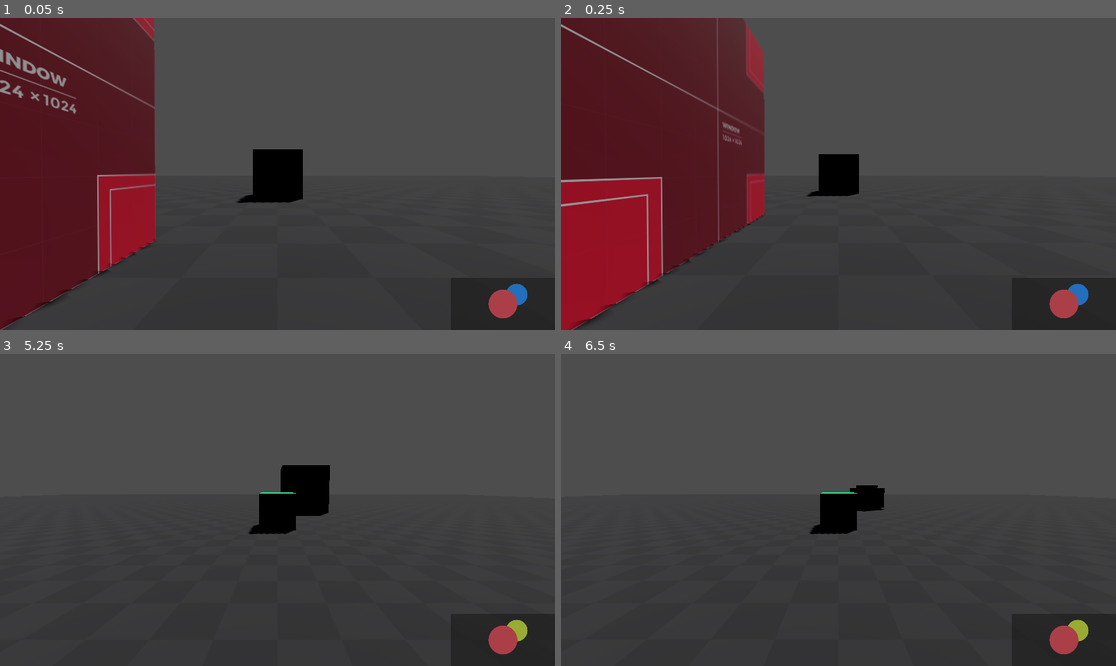
Above: before the commit, frames 1-4 (two rows, left to right).
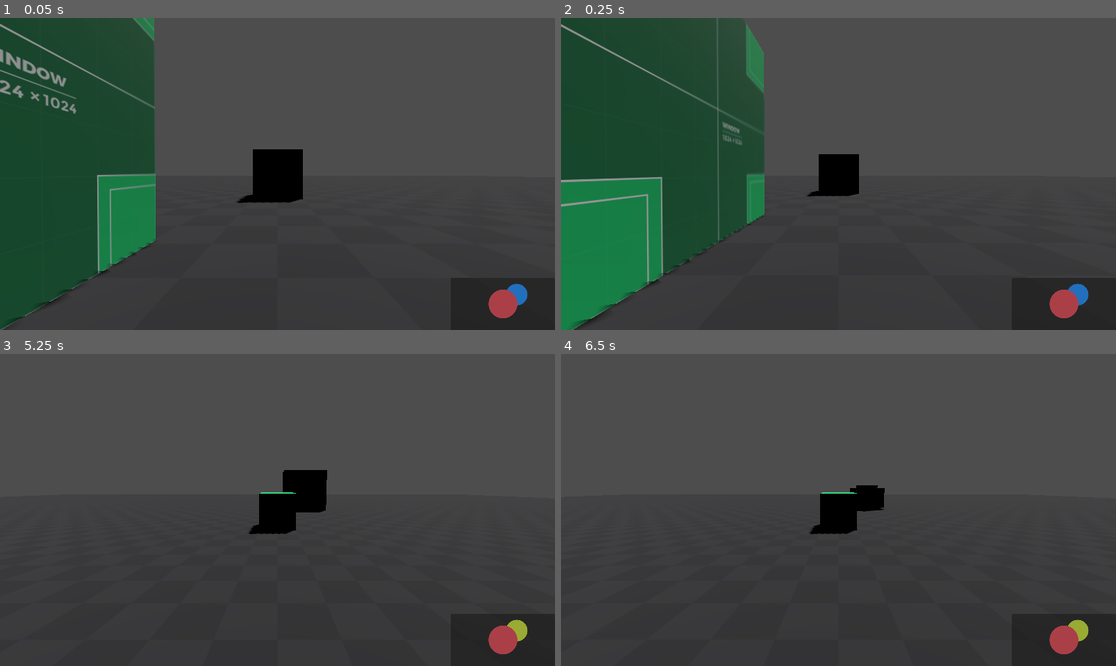
Above: after the commit, the same moments.

Repository: OscarPatchworth/BsOW
Game: Godot game, scene res://GodotExp.tscn
The game is run twice, just before and just after one commit, with the same random seed, the same clock (stepped at 60 frames per second) and the same inputs.
Inputs (mouse positions are in pixels of both pictures, inside the frame that each line leads up to):
- Up to frame 1 (0.05 s): no input
- Up to frame 2 (0.25 s): no input
- Up to frame 3 (5.25 s): move the mouse to (399, 494) at 0.52 s; tap S (cam_down) at 0.6 s; move the mouse to (166, 525) at 1.27 s; tap A (cam_left) at 1.35 s; tap Enter at 2, 3.5 s; move the mouse to (333, 441) at 2.02 s; tap D (cam_right) at 2.1 s; tap Space at 2.75, 4.25 s; move the mouse to (249, 572) at 2.77 s; tap W (cam_up) at 2.85 s; move the mouse to (444, 556) at 3.52 s; hold Mouse wheel up (cam_zoom_in) 3.53-4.28 s; move the mouse to (111, 463) at 4.27 s; tap Mouse wheel down (cam_zoom_out) at 4.35 s; move the mouse to (305, 510) at 5.02 s; click (305, 510) at 5.1 s
- Up to frame 4 (6.5 s): tap Enter at 5.75 s; move the mouse to (755, 432) at 5.77 s; tap Shift (shifting) at 5.85 s

The runs differ from the first frame. In frame 1, 23% of the frame differs, in the area x 0-29%, y 0-100%; in frame 2, 30%, in the area x 0-37%, y 0-100%; in frame 3, 0.3%; in frame 4, nothing differs.

Commit message:
Adjusted a lot of stuff. Notably: Terrian is set to sleep every physics_process. Now gravity interactions should work as desired :)

Diff:
--- a/Assest_Scenes/is_placeable_box.tscn
+++ b/Assest_Scenes/is_placeable_box.tscn
@@ -30,7 +30,7 @@
 
 [node name="Area3D" type="Area3D" parent="."]
 transform = Transform3D(1, 0, 0, 0, 1, 0, 0, 0, 1, 0, 0.5, 0)
-collision_layer = 2
+collision_layer = 0
 collision_mask = 3
 
 [node name="CollisionShape3D" type="CollisionShape3D" parent="Area3D"]
@@ -39,7 +39,7 @@
 
 [node name="RigidBody3D" type="RigidBody3D" parent="."]
 transform = Transform3D(1, 0, 0, 0, 1, 0, 0, 0, 1, 0, 0.5, 0)
-collision_layer = 2
+collision_layer = 0
 collision_mask = 2
 
 [node name="CollisionShape3D" type="CollisionShape3D" parent="RigidBody3D"]
--- a/Assest_Scenes/terrian_hex.tscn
+++ b/Assest_Scenes/terrian_hex.tscn
@@ -48,7 +48,8 @@
 
 [sub_resource type="CylinderShape3D" id="CylinderShape3D_ni25d"]
 margin = 5.0
-height = 0.45
+height = 0.4
+radius = 0.45
 
 [sub_resource type="StandardMaterial3D" id="StandardMaterial3D_6gvn6"]
 resource_name = "Plasma"
@@ -118,15 +119,13 @@
 skeleton = NodePath("")
 
 [node name="Area3D" type="Area3D" parent="RigidBody3D"]
-collision_layer = 3
-collision_mask = 3
+collision_layer = 2
+collision_mask = 2
 
 [node name="CollisionShape3D" type="CollisionShape3D" parent="RigidBody3D/Area3D"]
-transform = Transform3D(2.1, 0, 0, 0, 2.1, 0, 0, 0, 2.1, 0, -0.5, 0)
+transform = Transform3D(2.1, 0, 0, 0, 2.1, 0, 0, 0, 2.1, 0, 0, 0)
 shape = SubResource("CylinderShape3D_ni25d")
 
 [connection signal="body_entered" from="RigidBody3D" to="." method="_on_rigid_body_3d_body_entered"]
 [connection signal="body_entered" from="RigidBody3D/Area3D" to="." method="_on_area_3d_body_entered"]
 [connection signal="body_exited" from="RigidBody3D/Area3D" to="." method="_on_area_3d_body_exited"]
-[connection signal="child_entered_tree" from="RigidBody3D/Area3D/CollisionShape3D" to="." method="_on_collision_shape_3d_child_entered_tree"]
-[connection signal="child_exiting_tree" from="RigidBody3D/Area3D/CollisionShape3D" to="." method="_on_collision_shape_3d_child_exiting_tree"]
--- a/Scripts/classes/Terrian.gd
+++ b/Scripts/classes/Terrian.gd
@@ -1,8 +1,8 @@
 class_name Terrian extends Node3D
 
-@export var sleepingThresholdMin = 1
+@export var sleepingThresholdMin = 0.05
 @export var sleepingThresholdMax = 75
-@export var updateTimeInterval = 1/4 * 1000
+@export var updateTimeInterval = (1.0/15)
 
 @onready var dataStore = load("res://Scripts/main/data_store.gd")
 #@onready var terrianMesh = $RigidBody3D/baseHex
@@ -14,6 +14,8 @@
 @onready var force: Vector3 = Vector3(2, 0, (0))
 
 @onready var updateTimer = 0
+
+signal terrain_collision
 
 #Terrian Has:
 #Biome
@@ -28,40 +30,38 @@
 
 # Called when the node enters the scene tree for the first time.
 func _ready() -> void:
-	updateBiome(dataStore.biomeType.values().pick_random())
+	updateBiome(dataStore.biomeType.values().pick_random()) # Randomly pick a biome from the dataStore
+
+	#Enable collision detection
 	A3D.set_monitoring(true)
 	A3D.set_monitorable(true)
 	A3D_Hits = 0
-	rb.set_freeze_mode(true)
+
+	#enable rb freeze mode
+	rb.set_freeze_mode(0)
 	rb.set_freeze_enabled(false)
-# Called every frame. 'delta' is the elapsed time since the previous frame.
-func _process(delta: float) -> void:
-	#rb.add_constant_torque(force)
-	pass
+
+
 
 const RAY_LENGTH = 1000
 
 func _physics_process(delta):
-	updateTimer =+ delta
+	var velocity = rb.get_linear_velocity()
 
-	if(updateTimer > updateTimeInterval):
-		var velocity = rb.get_linear_velocity()
-		if velocity != Vector3.ZERO:
-			addDrag(delta)
-		if(!rb.is_sleeping() and velocity.x < sleepingThresholdMin and velocity.y < sleepingThresholdMin and velocity.z < sleepingThresholdMin and velocity != Vector3.ZERO):
-			#self.set_global_position(Vector3(self.get_global_position().x, 0, self.get_global_position().y))
-			rb.set_linear_velocity(Vector3.ZERO)
-			rb.set_sleeping(true)
+	#if moving
+	if velocity != Vector3.ZERO:
+		addDrag()
+
+		#If rb is moving slowly, set it to sleep
+		if(!rb.is_sleeping() and velocity.x < sleepingThresholdMin and velocity.y < sleepingThresholdMin and velocity.z < sleepingThresholdMin):
+			set_rb_sleep()
+
+		#If rb is moving too fast, delete it
 		elif(velocity.x > sleepingThresholdMax or velocity.y > sleepingThresholdMax or velocity.z > sleepingThresholdMax):
-			self.remove_from_group("terrian")
-			self.queue_free()
-		if A3D_Hits > 0:
-			rb.set_freeze_enabled(true)
-			print("Frozend")
-		else:
-			rb.set_freeze_enabled(false)
+			delete_self()
+	else:
+		rb.set_freeze_enabled(false)
 
-		updateTimer = 0
 
 
 func updateBiome(newBiome: int) -> void:
@@ -85,7 +85,7 @@
 		dataStore.biomeType.Plains:
 			biomeMesh.set_surface_override_material(0, load(dataStore.PLAINS_MATERIAL))
 
-func raycastToGroud() -> bool:
+func raycastToGround() -> bool:
 	var space_state = get_world_3d().direct_space_state
 	var rayStart = rb.global_position
 	var rayEnd = rb.global_position + (Vector3(0,-1,0) * 0.5)
@@ -99,15 +99,32 @@
 	else:
 		return false
 
-func addDrag(delta) -> void:
-	rb.set_angular_velocity(rb.get_angular_velocity() * 0.01/1000 * delta)
-	rb.set_linear_velocity(rb.get_linear_velocity() * 0.0005/10000 * delta)
+func addDrag() -> void:
+	rb.set_angular_velocity(rb.get_angular_velocity() * 0.1)
+	rb.set_linear_velocity(rb.get_linear_velocity() * 0.7)
+
+func set_rb_sleep() -> void:
+	if rb.is_sleeping():
+		return
+	rb.set_linear_velocity(Vector3.ZERO)
+	rb.set_sleeping(true)
 
 
-
-func _on_collision_shape_3d_child_entered_tree(node: Node) -> void:
-	A3D_Hits =+ 1
+func delete_self() -> void:
+	self.remove_from_group("terrian")
+	self.queue_free()
 
 
-func _on_collision_shape_3d_child_exiting_tree(node: Node) -> void:
-	A3D_Hits =- 1
+func _on_area_3d_body_entered(body: Node3D) -> void:
+	if(body != self.get_node("RigidBody3D")): # Ignore self collision
+		A3D_Hits += 1
+		terrain_collision.emit()
+	if A3D_Hits > 0:
+		print("collision Body: ", body.name)
+
+func _on_area_3d_body_exited(body: Node3D) -> void:
+	A3D_Hits -= 1
+	# If there are no more hits, unfreeze the rigid body
+	if A3D_Hits <= 0:
+		#rb.set_freeze_enabled(false)
+		pass
--- a/Scripts/main/gravity.gd
+++ b/Scripts/main/gravity.gd
@@ -2,6 +2,9 @@
 @onready var dataSettings = load("res://Scripts/main/settings_data.gd")
 @onready var gravitySettings = $"../SettingsData".gravityType
 @onready var center = $"../../World_Objects/Box"
+@onready var calcGravity = false
+@onready var num_Celestial_bodies = 0
+@onready var active_celestial_collider
 var newBody: Node3D
 var nbRb: RigidBody3D
 var gravityPull = Vector3.ZERO
@@ -19,12 +22,21 @@
 	#print(center.name)
 	pass
 
+func _process(delta: float) -> void:
+	if num_Celestial_bodies < get_tree().get_nodes_in_group("terrian").size():
+		num_Celestial_bodies = get_tree().get_nodes_in_group("terrian").size()
+		newTerrianAdded()
+		print("New Terrian Added")
+	else:
+		pass
+
 func _physics_process(delta: float) -> void:
-	celestialBodies = get_tree().get_nodes_in_group("terrian")
-	if celestialBodies.size() > 0:
-		nbRb = celestialBodies[celestialBodies.size()-1].get_child(0)
-		if !nbRb.is_sleeping():
-			simpleG()
+	if(calcGravity):
+		celestialBodies = get_tree().get_nodes_in_group("terrian")
+		if celestialBodies.size() > 0:
+			nbRb = celestialBodies[celestialBodies.size()-1].get_child(0)
+			if !nbRb.is_sleeping():
+				simpleG()
 
 func getCelestialBodies() -> Array:
 	celestialBodies = get_tree().get_nodes_in_group("terrian")
@@ -34,32 +46,34 @@
 	if(getCelestialBodies()):
 		newBody = celestialBodies[celestialBodies.size()-1]
 		nbRb = newBody.get_child(0)
-		#print(newBody)
+		calcGravity = true
+		newBody.terrain_collision.connect(stop_calc_gravity)
 	else:
 		pass
 
-	#var pullTarget = Vector3.ZERO
-	#var pullDirection = (pullTarget - nbRb.global_position).normalized()
-	#nbRb.apply_impulse(pullDirection * gravityImpulseTest )
-	#nbRb.apply_impulse(gravityPull)
-
+##	Applied Force Equation => a = G(m2/r^2) . vector
+func _on_user_controler_biome_placed() -> void:
 	if(gravitySettings == 0): # simple gravity
 		pass
 	elif(gravitySettings == 1): #  continuous gravity
 		pass
 
 func simpleG() -> void:
+	#var pullTarget = Vector3.ZERO
+	#var pullDirection = (pullTarget - nbRb.global_position).normalized()
+	#nbRb.apply_impulse(pullDirection * gravityImpulseTest )
+	#nbRb.apply_impulse(gravityPull)
 	for i in range(celestialBodies.size()-1):
 		gravityPull = Vector3.ZERO
 		var celestPos = celestialBodies[i].get_child(0).global_position
 		var dist = sqrt((nbRb.global_position.x - celestPos.x)**2 + (nbRb.global_position.z - celestPos.z)**2 )
 		var pullDir = (celestialBodies[i].get_child(0).global_position - nbRb.global_position).normalized()
-		pullDir = Vector3(pullDir.x, 0, pullDir.z)
+		pullDir.y = 0
 		if dist < 0.6: dist = 0.6
-		gravityPull = (pullDir * 400) / ((dist)**2)
+		gravityPull = (pullDir * 7000) / ((dist)**2)
 		#print(gravityPull)
-		nbRb.add_constant_force(gravityPull)
-##	Applied Force Equation => a = G(m2/r^2) . vector
-func _on_user_controler_biome_placed() -> void:
-	newTerrianAdded()
-	pass # Replace with function body.
+		nbRb.apply_force(gravityPull)
+
+func stop_calc_gravity() -> void:
+	calcGravity = false
+	print("Gravity Calculation Stopped")
